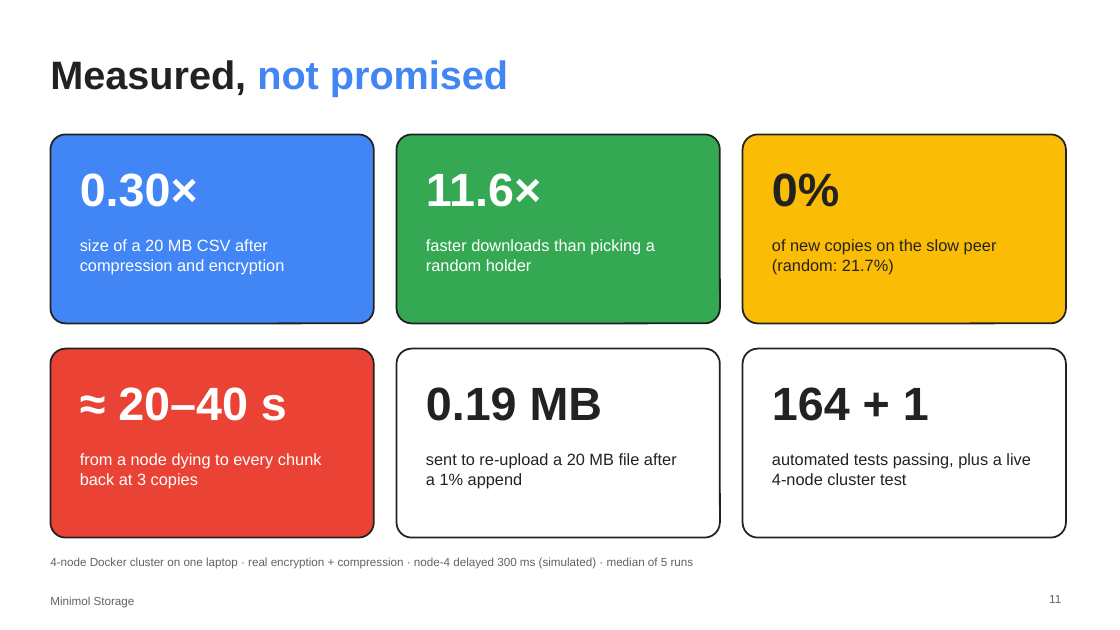
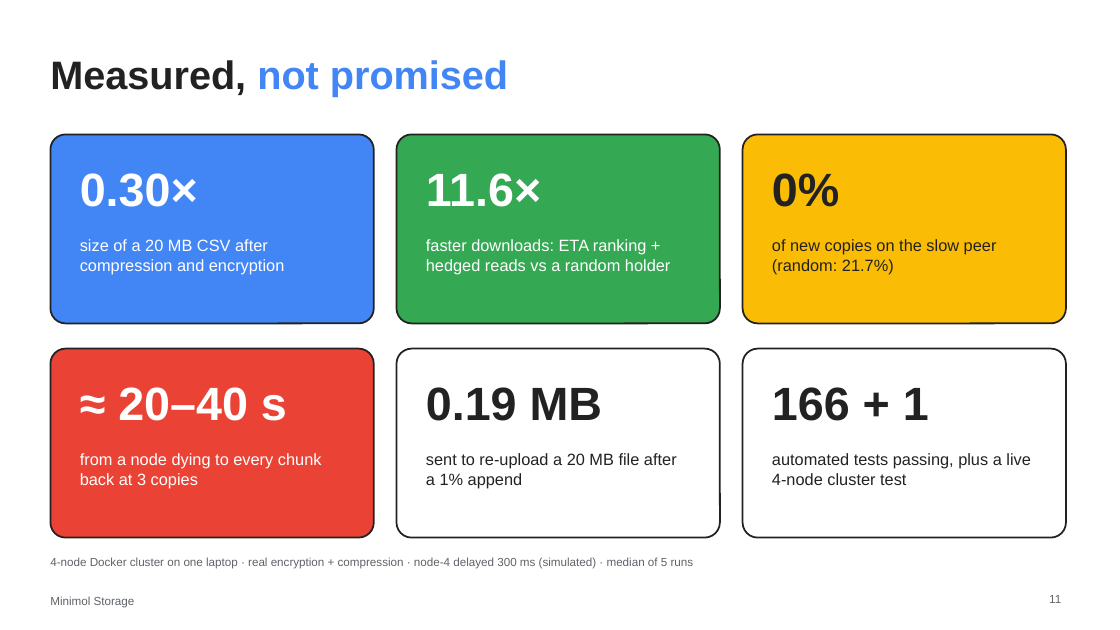
Before and after one commit to guptakaran0720/Minimol-2026, a slide deck: slide 11 of docs/Minimol_Storage_Pitch.pptx. Drawn at 1120x630 pixels with LibreOffice and Linux fonts; fonts in the diff are those of the drawing; background and template pictures are left out. Boxes give left, top, right and bottom in pixels: in the first picture for what was removed or moved away, otherwise in the second. Text is boxed around its words. In the diff, an @@ line names an element or a change of style, - is before the commit and + after.

```diff
--- a/docs/Minimol_Storage_Pitch.pptx
+++ b/docs/Minimol_Storage_Pitch.pptx
@@ text at (x1=426, y1=239, x2=670, y2=274): text changed @@
-faster downloads than picking a random holder
+faster downloads: ETA ranking + hedged reads vs a random holder
@@ text at (x1=772, y1=387, x2=929, y2=421): text changed @@
-164 + 1
+166 + 1
```
Also in this commit, not shown: 1 other slide changed, 5 other files.
